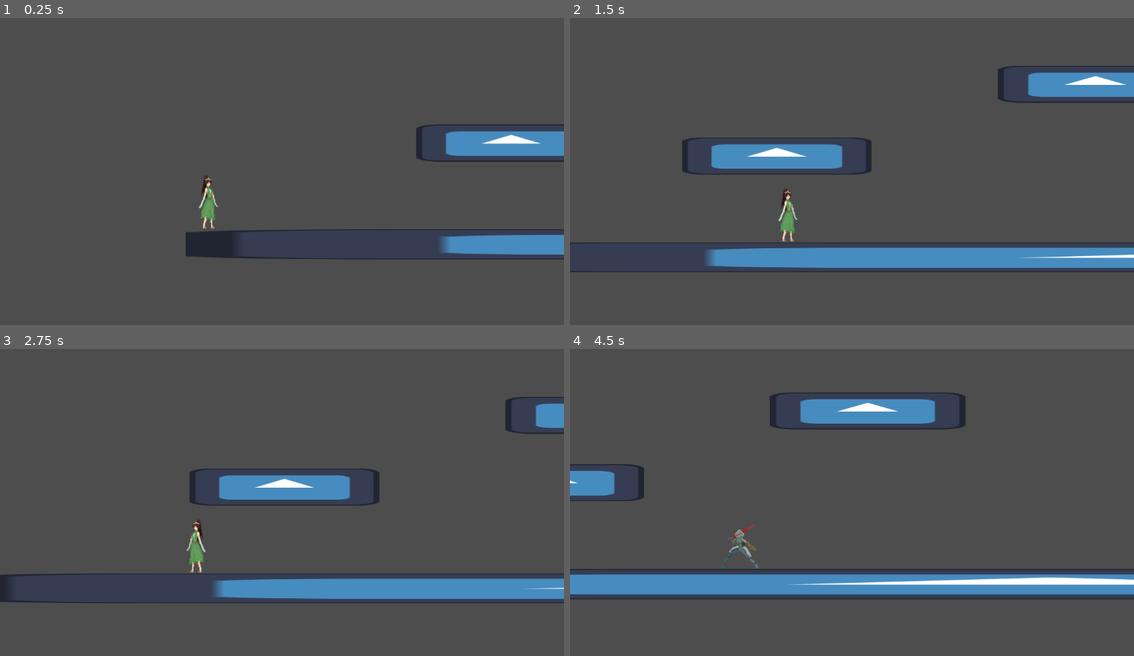
Above: before the commit, frames 1-4 (two rows, left to right).
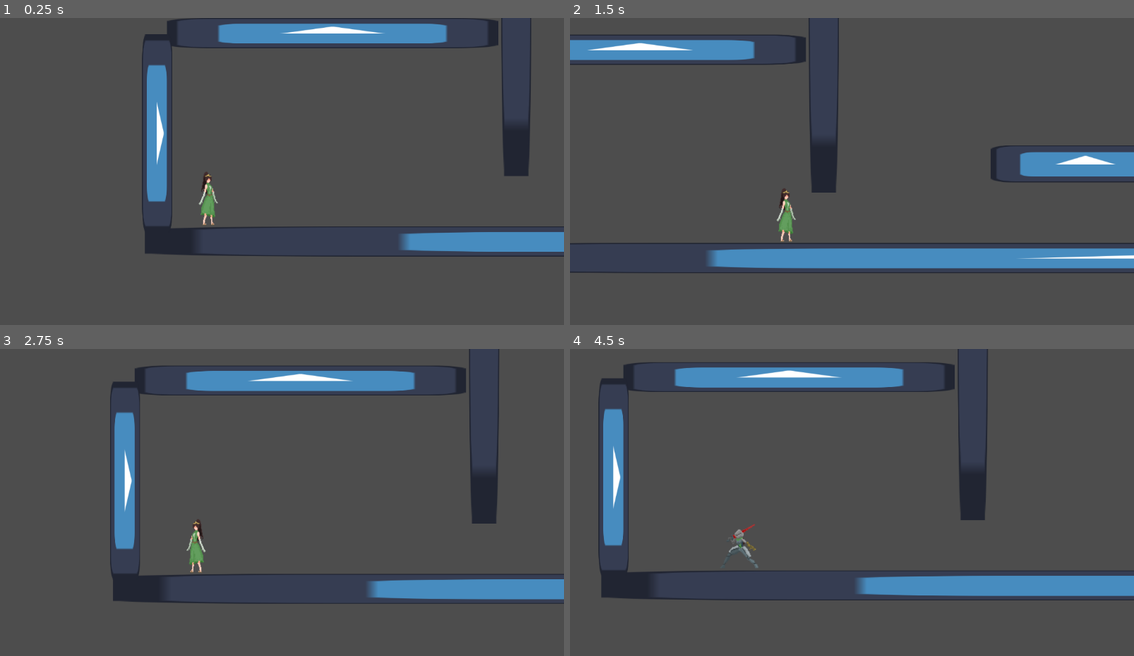
Above: after the commit, the same moments.

Repository: PrinceLeo03/Sanguine-Dawn
Game: Godot game, scene res://Players.tscn
Two runs of this game, one before a commit and one after it. Both use one fixed random seed, a clock stepped at 60 frames per second and the inputs below. Before the commit the project starts from res://Testing Scene.tscn. The engine's default icon, where the game draws it, is replaced by a stand-in: a white triangle on a blue panel in a dark square.
Inputs (mouse positions are in pixels of both pictures, inside the frame that each line leads up to):
- Up to frame 1 (0.25 s): no input
- Up to frame 2 (1.5 s): tap Enter at 0.5 s; move the mouse to (976, 159) at 0.52 s; hold Shift (run) 0.53-1.28 s; hold D (right) from 0.53 s (still down); tap Ctrl (dash) at 0.6 s; tap Space (jump) at 0.77 s; move the mouse to (739, 192) at 1.27 s; tap Shift (run) at 1.35 s
- Up to frame 3 (2.75 s): tap Space (jump) at 1.52 s; tap Ctrl (dash) at 1.55, 2.1 s; move the mouse to (338, 438) at 2.02 s; release D (right) at 2.03 s; hold A (left) from 2.03 s (still down); hold Shift (run) from 2.03 s (still down)
- Up to frame 4 (4.5 s): move the mouse to (823, 570) at 2.77 s; release A (left) at 2.78 s; release Shift (run) at 2.78 s; hold D (right) 2.78-4.28 s; tap Shift (run) at 2.85 s; tap Space (jump) at 3.02, 3.77 s; tap Ctrl (dash) at 3.05, 4.35 s; move the mouse to (1021, 554) at 3.52 s; hold Shift (run) 3.53-4.28 s; click (1021, 554) at 3.6 s; move the mouse to (682, 459) at 4.27 s; hold A (left) from 4.28 s (still down)

The runs differ from the first frame. In frame 1, 11% of the frame differs, in the area x 25-100%, y 0-79%; in frame 2, 11%; in frame 3, 13%; in frame 4, 15%, in the area x 0-100%, y 0-82%.

Commit message:
Test Level

Diff:
--- a/sanguine-dawn/Level 1.tscn
+++ b/sanguine-dawn/Level 1.tscn
@@ -1,19 +1,14 @@
-[gd_scene load_steps=6 format=3 uid="uid://bmudll2xhxhmw"]
+[gd_scene load_steps=5 format=3 uid="uid://bmudll2xhxhmw"]
 
 [ext_resource type="Texture2D" uid="uid://cxytp15calbry" path="res://icon.svg" id="1_02xqm"]
 [ext_resource type="Script" uid="uid://blwgyxkge4qj0" path="res://Character Change Script.gd" id="1_gvvdy"]
-[ext_resource type="PackedScene" uid="uid://bqw1bjqy8t0cj" path="res://CHAR_1.tscn" id="2_va7m3"]
-[ext_resource type="PackedScene" uid="uid://cx4ltv6notjic" path="res://Vampire Testing Scene.tscn" id="3_d1jbf"]
+[ext_resource type="PackedScene" uid="uid://iwfnkg3lmrlj" path="res://Players.tscn" id="2_gvvdy"]
 
 [sub_resource type="RectangleShape2D" id="RectangleShape2D_va7m3"]
 size = Vector2(128, 131)
 
 [node name="Node2D" type="Node2D"]
 script = ExtResource("1_gvvdy")
-
-[node name="CHAR_1" parent="." instance=ExtResource("2_va7m3")]
-
-[node name="CHAR_2" parent="." instance=ExtResource("3_d1jbf")]
 
 [node name="StaticBody2D" type="StaticBody2D" parent="."]
 position = Vector2(67, 583)
@@ -28,4 +23,4 @@
 scale = Vector2(8.97656, 0.164062)
 shape = SubResource("RectangleShape2D_va7m3")
 
-[connection signal="replacing_by" from="CHAR_1" to="." method="_on_char_1_replacing_by"]
+[node name="Node2D" parent="." instance=ExtResource("2_gvvdy")]
--- /dev/null
+++ b/sanguine-dawn/Players.tscn
@@ -0,0 +1,216 @@
+[gd_scene load_steps=12 format=3 uid="uid://iwfnkg3lmrlj"]
+
+[ext_resource type="Texture2D" uid="uid://d4j0jy5mjuidc" path="res://Art/PrincessPH.png" id="2_4ecn2"]
+[ext_resource type="Script" uid="uid://bj3wajoysl2r" path="res://Princess Movement.gd" id="2_xw3mf"]
+[ext_resource type="Script" uid="uid://jkhsbjn1d2n5" path="res://Vampire Movement.gd" id="3_xw3mf"]
+[ext_resource type="Script" uid="uid://l0om48yl10jt" path="res://camera_2d.gd" id="6_4ecn2"]
+[ext_resource type="Texture2D" uid="uid://c2kenhk7ctln7" path="res://Art/VampirePH.png" id="6_4g8q7"]
+[ext_resource type="Script" uid="uid://bicmw3wu2ehbr" path="res://static_body_2d_3.gd" id="6_vlrmh"]
+[ext_resource type="Texture2D" uid="uid://cxytp15calbry" path="res://icon.svg" id="7_ph5nk"]
+
+[sub_resource type="RectangleShape2D" id="RectangleShape2D_q6r6c"]
+size = Vector2(49.9512, 40.0261)
+
+[sub_resource type="Curve" id="Curve_xw3mf"]
+_data = [Vector2(0, 0.995), 0.0, 0.0, 0, 0, Vector2(1, 0), -3.26, 0.0, 0, 0]
+point_count = 2
+
+[sub_resource type="RectangleShape2D" id="RectangleShape2D_0hol4"]
+size = Vector2(128, 131)
+
+[sub_resource type="RectangleShape2D" id="RectangleShape2D_xw3mf"]
+size = Vector2(128, 128)
+
+[node name="Node2D" type="Node2D"]
+
+[node name="Player" type="CharacterBody2D" parent="."]
+position = Vector2(31, 8)
+
+[node name="CHAR_1" type="CharacterBody2D" parent="Player"]
+position = Vector2(67, 583)
+collision_layer = 2
+script = ExtResource("2_xw3mf")
+
+[node name="Sprite2D" type="Sprite2D" parent="Player/CHAR_1"]
+position = Vector2(-50.8898, 13.3473)
+scale = Vector2(0.425295, 0.546339)
+texture = ExtResource("2_4ecn2")
+
+[node name="PrincessCS1" type="CollisionShape2D" parent="Player/CHAR_1"]
+position = Vector2(-51, 16)
+scale = Vector2(0.600623, 0.94938)
+shape = SubResource("RectangleShape2D_q6r6c")
+
+[node name="PrincessCS2" type="CollisionShape2D" parent="Player/CHAR_1"]
+visible = false
+position = Vector2(-51, 26)
+scale = Vector2(0.600623, 0.46938)
+shape = SubResource("RectangleShape2D_q6r6c")
+debug_color = Color(2.79158e-06, 0.604003, 0.676322, 0.42)
+
+[node name="StaticBody2D3" type="StaticBody2D" parent="Player/CHAR_1"]
+position = Vector2(-163, -566)
+script = ExtResource("6_vlrmh")
+
+[node name="Cam 1" type="Camera2D" parent="Player/CHAR_1"]
+scale = Vector2(1.5, 1.5)
+zoom = Vector2(2.945, 2.945)
+limit_smoothed = true
+position_smoothing_enabled = true
+position_smoothing_speed = 12.0
+drag_horizontal_enabled = true
+drag_vertical_enabled = true
+drag_left_margin = 0.0
+drag_top_margin = 0.1
+drag_right_margin = 0.0
+drag_bottom_margin = 0.1
+script = ExtResource("6_4ecn2")
+
+[node name="CHAR_2" type="CharacterBody2D" parent="Player"]
+visible = false
+position = Vector2(69, 586)
+collision_layer = 2
+script = ExtResource("3_xw3mf")
+dash_curve = SubResource("Curve_xw3mf")
+
+[node name="Sprite2D" type="Sprite2D" parent="Player/CHAR_2"]
+position = Vector2(-50.8898, 8.3473)
+scale = Vector2(0.564796, 0.611402)
+texture = ExtResource("6_4g8q7")
+
+[node name="CollisionShape2D" type="CollisionShape2D" parent="Player/CHAR_2"]
+position = Vector2(-53, 14.0001)
+scale = Vector2(0.600623, 0.94938)
+shape = SubResource("RectangleShape2D_q6r6c")
+
+[node name="StaticBody2D3" type="StaticBody2D" parent="Player/CHAR_2"]
+position = Vector2(-163, -566)
+script = ExtResource("6_vlrmh")
+
+[node name="Cam 2" type="Camera2D" parent="Player/CHAR_2"]
+scale = Vector2(1.5, 1.5)
+zoom = Vector2(2.945, 2.945)
+limit_smoothed = true
+position_smoothing_enabled = true
+position_smoothing_speed = 12.0
+drag_horizontal_enabled = true
+drag_vertical_enabled = true
+drag_left_margin = 0.0
+drag_top_margin = 0.1
+drag_right_margin = 0.0
+drag_bottom_margin = 0.1
+
+[node name="StaticBody2D4" type="StaticBody2D" parent="."]
+position = Vector2(134, 1166)
+
+[node name="Sprite2D" type="Sprite2D" parent="StaticBody2D4"]
+position = Vector2(510.5, 53.5)
+scale = Vector2(8.97656, 0.164062)
+texture = ExtResource("7_ph5nk")
+
+[node name="CollisionShape2D" type="CollisionShape2D" parent="StaticBody2D4"]
+position = Vector2(510.5, 53.7461)
+scale = Vector2(8.97656, 0.164062)
+shape = SubResource("RectangleShape2D_0hol4")
+
+[node name="StaticBody2D" type="StaticBody2D" parent="."]
+position = Vector2(67, 583)
+
+[node name="Sprite2D" type="Sprite2D" parent="StaticBody2D"]
+position = Vector2(510.5, 53.5)
+scale = Vector2(8.97656, 0.164062)
+texture = ExtResource("7_ph5nk")
+
+[node name="CollisionShape2D" type="CollisionShape2D" parent="StaticBody2D"]
+position = Vector2(510.5, 53.7461)
+scale = Vector2(8.97656, 0.164062)
+shape = SubResource("RectangleShape2D_0hol4")
+
+[node name="StaticBody2D" type="StaticBody2D" parent="StaticBody2D"]
+position = Vector2(67, 583)
+
+[node name="Sprite2D" type="Sprite2D" parent="StaticBody2D/StaticBody2D"]
+position = Vector2(510.5, 53.5)
+scale = Vector2(8.97656, 0.164062)
+texture = ExtResource("7_ph5nk")
+
+[node name="CollisionShape2D" type="CollisionShape2D" parent="StaticBody2D/StaticBody2D"]
+position = Vector2(510.5, 53.7461)
+scale = Vector2(8.97656, 0.164062)
+shape = SubResource("RectangleShape2D_0hol4")
+
+[node name="StaticBody2D6" type="StaticBody2D" parent="."]
+position = Vector2(31, 438)
+scale = Vector2(0.2, 1)
+
+[node name="Sprite2D" type="Sprite2D" parent="StaticBody2D6"]
+position = Vector2(510.5, 53.5)
+scale = Vector2(8.97656, 0.164062)
+texture = ExtResource("7_ph5nk")
+
+[node name="CollisionShape2D" type="CollisionShape2D" parent="StaticBody2D6"]
+position = Vector2(510.5, 53.7461)
+scale = Vector2(8.97656, 0.164062)
+shape = SubResource("RectangleShape2D_0hol4")
+
+[node name="StaticBody2D" type="StaticBody2D" parent="StaticBody2D6"]
+position = Vector2(67, 583)
+
+[node name="Sprite2D" type="Sprite2D" parent="StaticBody2D6/StaticBody2D"]
+position = Vector2(510.5, 53.5)
+scale = Vector2(8.97656, 0.164062)
+texture = ExtResource("7_ph5nk")
+
+[node name="CollisionShape2D" type="CollisionShape2D" parent="StaticBody2D6/StaticBody2D"]
+position = Vector2(510.5, 53.7461)
+scale = Vector2(8.97656, 0.164062)
+shape = SubResource("RectangleShape2D_0hol4")
+
+[node name="StaticBody2D5" type="StaticBody2D" parent="."]
+position = Vector2(65, 500)
+rotation = 1.5708
+scale = Vector2(0.119998, 1)
+
+[node name="Sprite2D" type="Sprite2D" parent="StaticBody2D5"]
+position = Vector2(510.5, 53.5)
+scale = Vector2(8.97656, 0.164062)
+texture = ExtResource("7_ph5nk")
+
+[node name="CollisionShape2D" type="CollisionShape2D" parent="StaticBody2D5"]
+position = Vector2(510.5, 53.7461)
+scale = Vector2(8.97656, 0.164062)
+shape = SubResource("RectangleShape2D_0hol4")
+
+[node name="StaticBody2D7" type="StaticBody2D" parent="."]
+position = Vector2(314, -494)
+rotation = 1.5708
+
+[node name="Sprite2D" type="Sprite2D" parent="StaticBody2D7"]
+position = Vector2(510.5, 53.5)
+scale = Vector2(8.97656, 0.164062)
+texture = ExtResource("7_ph5nk")
+
+[node name="CollisionShape2D" type="CollisionShape2D" parent="StaticBody2D7"]
+position = Vector2(510.5, 53.7461)
+scale = Vector2(8.97656, 0.164062)
+shape = SubResource("RectangleShape2D_0hol4")
+
+[node name="StaticBody2D3" type="StaticBody2D" parent="."]
+position = Vector2(677, 432)
+scale = Vector2(1.05915, 0.201287)
+
+[node name="Sprite2D" type="Sprite2D" parent="StaticBody2D3"]
+texture = ExtResource("7_ph5nk")
+
+[node name="CollisionShape2D" type="CollisionShape2D" parent="StaticBody2D3"]
+shape = SubResource("RectangleShape2D_xw3mf")
+
+[node name="StaticBody2D2" type="StaticBody2D" parent="."]
+position = Vector2(442, 571)
+scale = Vector2(1.02915, 0.203186)
+
+[node name="Sprite2D" type="Sprite2D" parent="StaticBody2D2"]
+texture = ExtResource("7_ph5nk")
+
+[node name="CollisionShape2D" type="CollisionShape2D" parent="StaticBody2D2"]
+shape = SubResource("RectangleShape2D_xw3mf")
--- a/sanguine-dawn/Princess Movement.gd
+++ b/sanguine-dawn/Princess Movement.gd
@@ -7,7 +7,7 @@
 @export var max_jumps = 2
 @export var fall_multipiler := 0.2
 @export var slide_speed = 350.0
-@export var slide_duration = 0.4
+@export var slide_duration = 0.8
 @export var slide_deceleration := 1000.0
 
 var is_sliding = false
@@ -90,19 +90,23 @@
 		speed = walk_speed
 
 	# Slide logic
-	if is_on_floor() and Input.is_action_just_pressed("slide") and !is_sliding and abs(velocity.x) > 100:
+	if is_on_floor() and Input.is_action_just_pressed("slide") and !is_sliding and abs(velocity.x) > 20:
 		is_sliding = true
 		slide_timer = slide_duration
 		slide_direction = sign(velocity.x)
+		$"PrincessCS1".visible = false
+		$"PrincessCS2".visible = true
 		print("Slide")
 
 	if is_sliding:
 		slide_timer -= delta
-		velocity.x = move_toward(velocity.x, 0, slide_deceleration * delta)
+		velocity.x = move_toward(velocity.x, walk_speed, slide_deceleration * delta)
 		$Sprite2D.flip_h = velocity.x < 0
 
 		if slide_timer <= 0 or abs(velocity.x) < 100:
 			is_sliding = false
+			$"PrincessCS1".visible = true
+			$"PrincessCS2".visible = false
 	else:
 	# Movement logic
 			var direction = Input.get_axis("left", "right")
--- a/sanguine-dawn/Testing Scene.tscn
+++ /dev/null
@@ -1,127 +0,0 @@
-[gd_scene load_steps=12 format=3 uid="uid://iwfnkg3lmrlj"]
-
-[ext_resource type="Texture2D" uid="uid://cxytp15calbry" path="res://icon.svg" id="1_xvfed"]
-[ext_resource type="Texture2D" uid="uid://d4j0jy5mjuidc" path="res://Art/PrincessPH.png" id="2_4ecn2"]
-[ext_resource type="Script" uid="uid://bj3wajoysl2r" path="res://Princess Movement.gd" id="2_xw3mf"]
-[ext_resource type="Script" uid="uid://jkhsbjn1d2n5" path="res://Vampire Movement.gd" id="3_xw3mf"]
-[ext_resource type="Script" uid="uid://l0om48yl10jt" path="res://camera_2d.gd" id="6_4ecn2"]
-[ext_resource type="Texture2D" uid="uid://c2kenhk7ctln7" path="res://Art/VampirePH.png" id="6_4g8q7"]
-[ext_resource type="Script" uid="uid://bicmw3wu2ehbr" path="res://static_body_2d_3.gd" id="6_vlrmh"]
-
-[sub_resource type="RectangleShape2D" id="RectangleShape2D_q6r6c"]
-size = Vector2(49.9512, 37.859)
-
-[sub_resource type="Curve" id="Curve_xw3mf"]
-_data = [Vector2(0, 0.995), 0.0, 0.0, 0, 0, Vector2(1, 0), -3.26, 0.0, 0, 0]
-point_count = 2
-
-[sub_resource type="RectangleShape2D" id="RectangleShape2D_0hol4"]
-size = Vector2(128, 131)
-
-[sub_resource type="RectangleShape2D" id="RectangleShape2D_xw3mf"]
-size = Vector2(128, 128)
-
-[node name="Node2D" type="Node2D"]
-
-[node name="Player" type="CharacterBody2D" parent="."]
-position = Vector2(3, 6)
-
-[node name="CHAR_1" type="CharacterBody2D" parent="Player"]
-position = Vector2(67, 583)
-collision_layer = 2
-script = ExtResource("2_xw3mf")
-
-[node name="Sprite2D" type="Sprite2D" parent="Player/CHAR_1"]
-position = Vector2(-50.8898, 13.3473)
-scale = Vector2(0.425295, 0.546339)
-texture = ExtResource("2_4ecn2")
-
-[node name="CollisionShape2D" type="CollisionShape2D" parent="Player/CHAR_1"]
-position = Vector2(-51, 17)
-scale = Vector2(0.600623, 0.94938)
-shape = SubResource("RectangleShape2D_q6r6c")
-
-[node name="StaticBody2D3" type="StaticBody2D" parent="Player/CHAR_1"]
-position = Vector2(-163, -566)
-script = ExtResource("6_vlrmh")
-
-[node name="Cam 1" type="Camera2D" parent="Player/CHAR_1"]
-scale = Vector2(1.5, 1.5)
-zoom = Vector2(2.945, 2.945)
-limit_smoothed = true
-position_smoothing_enabled = true
-position_smoothing_speed = 12.0
-drag_horizontal_enabled = true
-drag_vertical_enabled = true
-drag_left_margin = 0.0
-drag_top_margin = 0.1
-drag_right_margin = 0.0
-drag_bottom_margin = 0.1
-script = ExtResource("6_4ecn2")
-
-[node name="CHAR_2" type="CharacterBody2D" parent="Player"]
-visible = false
-position = Vector2(69, 586)
-collision_layer = 2
-script = ExtResource("3_xw3mf")
-dash_curve = SubResource("Curve_xw3mf")
-
-[node name="Sprite2D" type="Sprite2D" parent="Player/CHAR_2"]
-position = Vector2(-50.8898, 8.3473)
-scale = Vector2(0.564796, 0.611402)
-texture = ExtResource("6_4g8q7")
-
-[node name="CollisionShape2D" type="CollisionShape2D" parent="Player/CHAR_2"]
-position = Vector2(-53, 14.0001)
-scale = Vector2(0.600623, 0.94938)
-shape = SubResource("RectangleShape2D_q6r6c")
-
-[node name="StaticBody2D3" type="StaticBody2D" parent="Player/CHAR_2"]
-position = Vector2(-163, -566)
-script = ExtResource("6_vlrmh")
-
-[node name="Cam 2" type="Camera2D" parent="Player/CHAR_2"]
-scale = Vector2(1.5, 1.5)
-zoom = Vector2(2.945, 2.945)
-limit_smoothed = true
-position_smoothing_enabled = true
-position_smoothing_speed = 12.0
-drag_horizontal_enabled = true
-drag_vertical_enabled = true
-drag_left_margin = 0.0
-drag_top_margin = 0.1
-drag_right_margin = 0.0
-drag_bottom_margin = 0.1
-
-[node name="StaticBody2D" type="StaticBody2D" parent="."]
-position = Vector2(67, 583)
-
-[node name="Sprite2D" type="Sprite2D" parent="StaticBody2D"]
-position = Vector2(510.5, 53.5)
-scale = Vector2(8.97656, 0.164062)
-texture = ExtResource("1_xvfed")
-
-[node name="CollisionShape2D" type="CollisionShape2D" parent="StaticBody2D"]
-position = Vector2(510.5, 53.7461)
-scale = Vector2(8.97656, 0.164062)
-shape = SubResource("RectangleShape2D_0hol4")
-
-[node name="StaticBody2D2" type="StaticBody2D" parent="."]
-position = Vector2(229, 566)
-scale = Vector2(1.02915, 0.203186)
-
-[node name="Sprite2D" type="Sprite2D" parent="StaticBody2D2"]
-texture = ExtResource("1_xvfed")
-
-[node name="CollisionShape2D" type="CollisionShape2D" parent="StaticBody2D2"]
-shape = SubResource("RectangleShape2D_xw3mf")
-
-[node name="StaticBody2D2" type="StaticBody2D" parent="StaticBody2D2"]
-position = Vector2(214.739, -246.079)
-scale = Vector2(1.02915, 0.990652)
-
-[node name="Sprite2D" type="Sprite2D" parent="StaticBody2D2/StaticBody2D2"]
-texture = ExtResource("1_xvfed")
-
-[node name="CollisionShape2D" type="CollisionShape2D" parent="StaticBody2D2/StaticBody2D2"]
-shape = SubResource("RectangleShape2D_xw3mf")
Binary file added: sanguine-dawn/Tile Sheets/simple_natural_landscape_free_pixel_art_background.png
Not shown, added: sanguine-dawn/Tile Sheets/simple_natural_landscape_free_pixel_art_background.png.import
